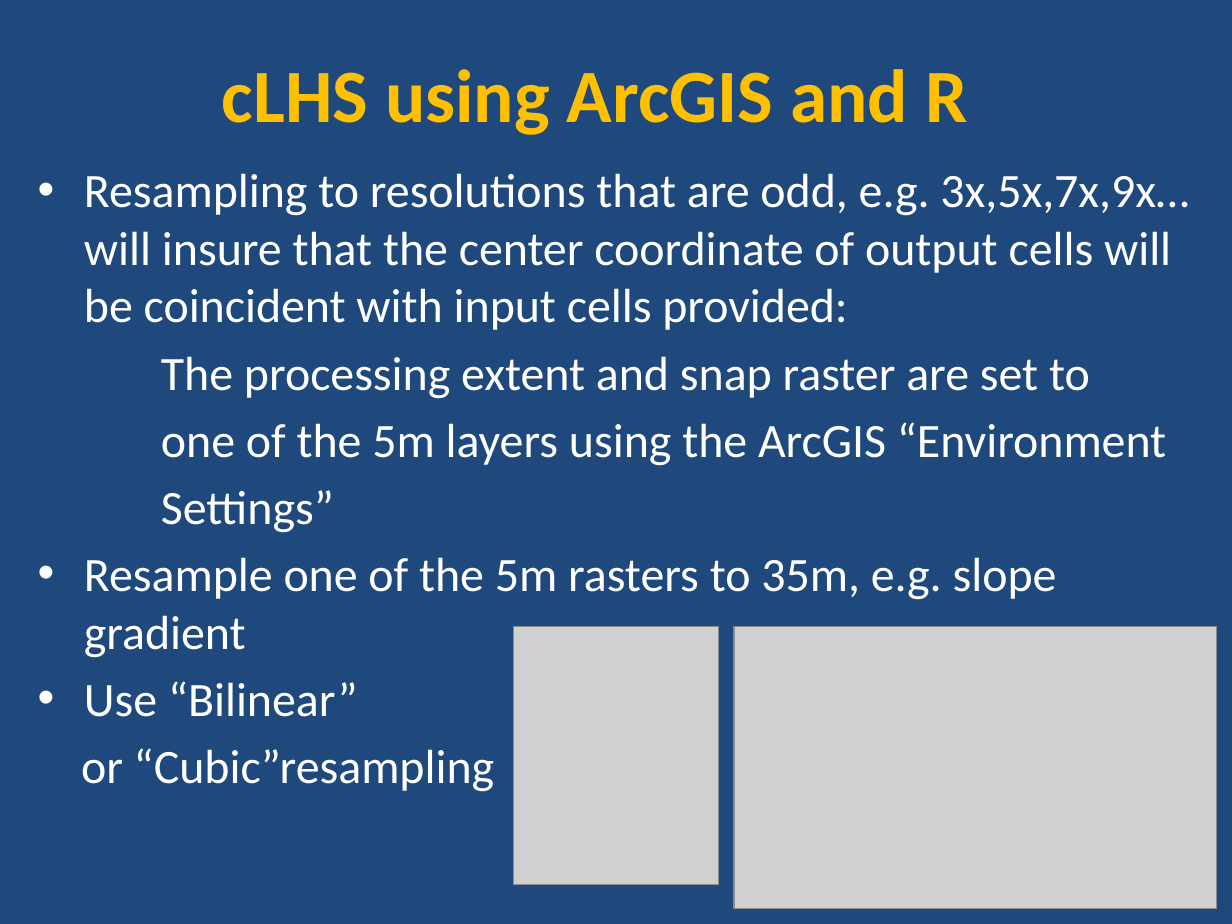
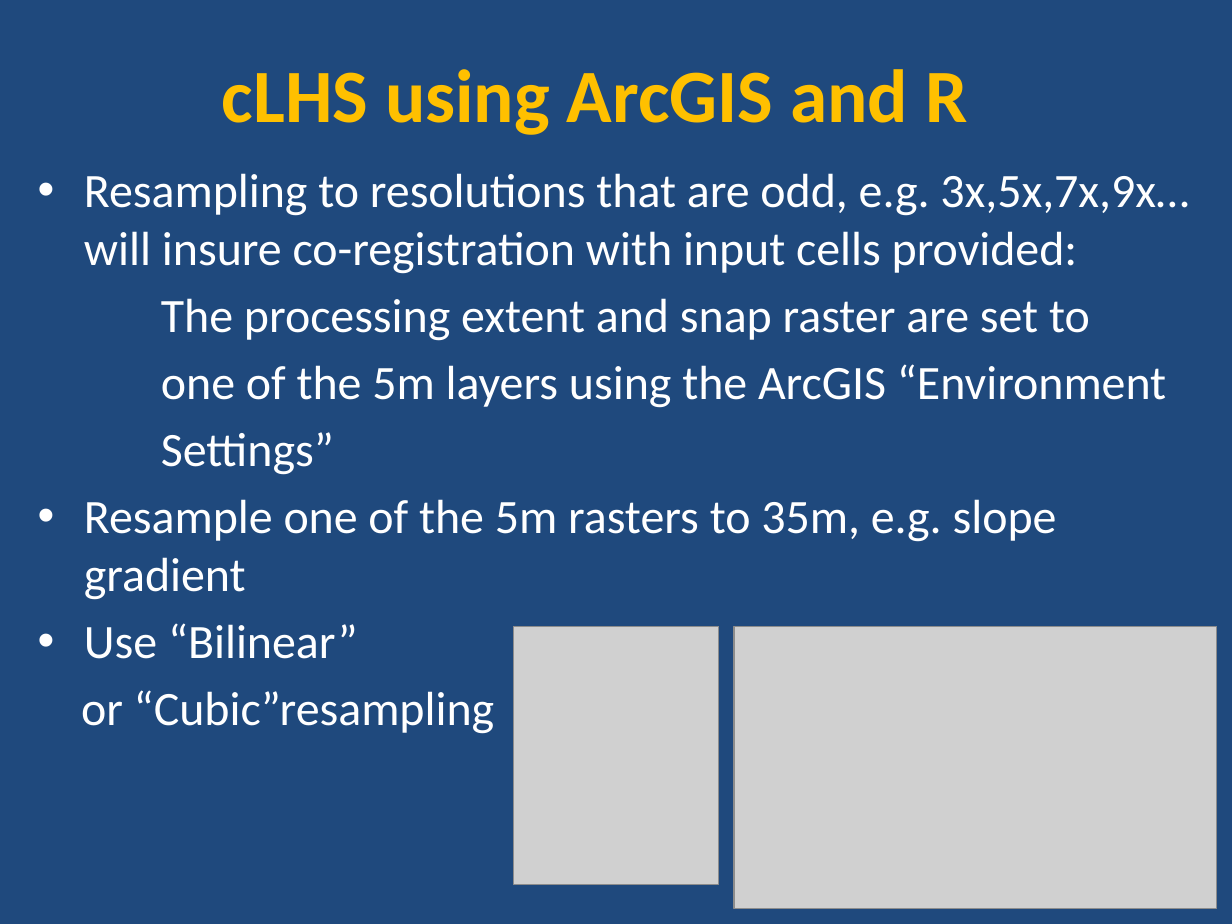
Before and after one commit to ncss-tech/stats_for_soil_survey, a slide deck: slide 7 of presentations/3_sampling/sampling_cLHS_example/cLHS_sampling_R_example.pptx. Drawn at 1232x924 pixels with LibreOffice and Linux fonts; fonts in the diff are those of the drawing; grey boxes stand for pictures. Boxes give left, top, right and bottom in pixels: in the first picture for what was removed or moved away, otherwise in the second. Text is boxed around its words. In the diff, an @@ line names an element or a change of style, - is before the commit and + after.

```diff
--- a/presentations/3_sampling/sampling_cLHS_example/cLHS_sampling_R_example.pptx
+++ b/presentations/3_sampling/sampling_cLHS_example/cLHS_sampling_R_example.pptx
@@ text at (x1=84, y1=173, x2=1189, y2=274): text changed @@
-• Resampling to resolutions that are odd, e.g. 3x,5x,7x,9x… will insure that the center coordinate of output cells will be coincident with input cells provided:
+• Resampling to resolutions that are odd, e.g. 3x,5x,7x,9x… will insure co-registration with input cells provided:
```
Also in this commit, not shown: 2 other slides changed, 2 slides removed, 1 other file.
